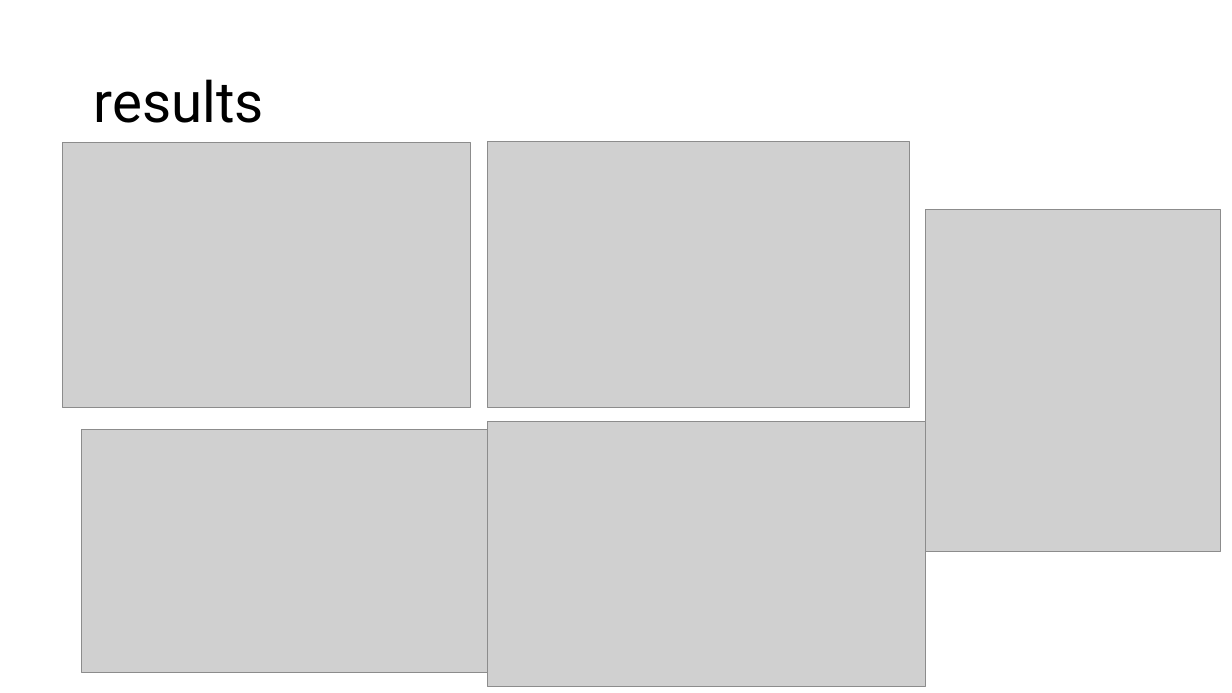
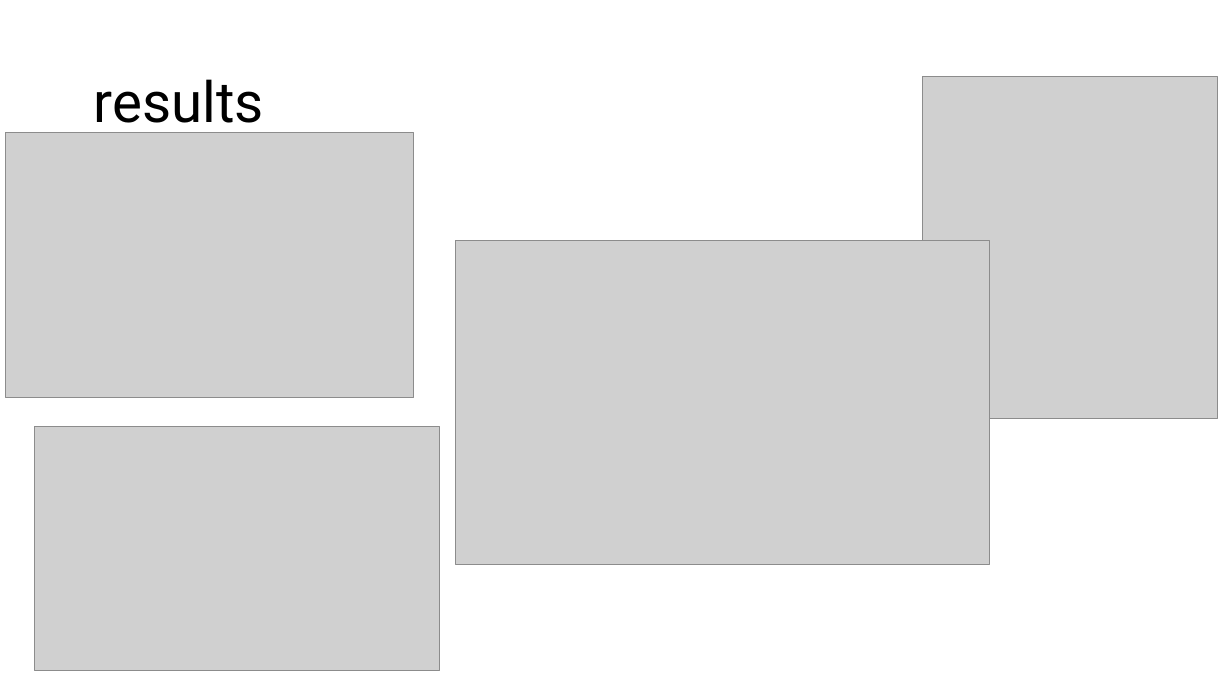
Before and after one commit to dhirpalshah/MPCS56430FinalProject, a slide deck: slide 5 of DhirpalShah_FinalPresentation.pptx. Drawn at 1232x693 pixels with LibreOffice and Linux fonts; fonts in the diff are those of the drawing; grey boxes stand for pictures. Boxes give left, top, right and bottom in pixels: in the first picture for what was removed or moved away, otherwise in the second. Text is boxed around its words. In the diff, an @@ line names an element or a change of style, - is before the commit and + after.

```diff
--- a/DhirpalShah_FinalPresentation.pptx
+++ b/DhirpalShah_FinalPresentation.pptx
@@ picture: place and size @@
-picture at (926, 210, 1221, 552)
+picture at (922, 77, 1217, 419)
@@ picture: place and size @@
-picture at (63, 142, 470, 408)
+picture at (6, 132, 413, 397)
@@ picture removed at (487, 141, 909, 408) @@
@@ picture: place and size @@
-picture at (487, 421, 926, 687)
+picture at (456, 241, 990, 565)
@@ picture: place and size @@
-picture at (82, 429, 488, 673)
+picture at (34, 426, 440, 670)
```
Also in this commit, not shown: 1 other slide changed, 1 slide added.
